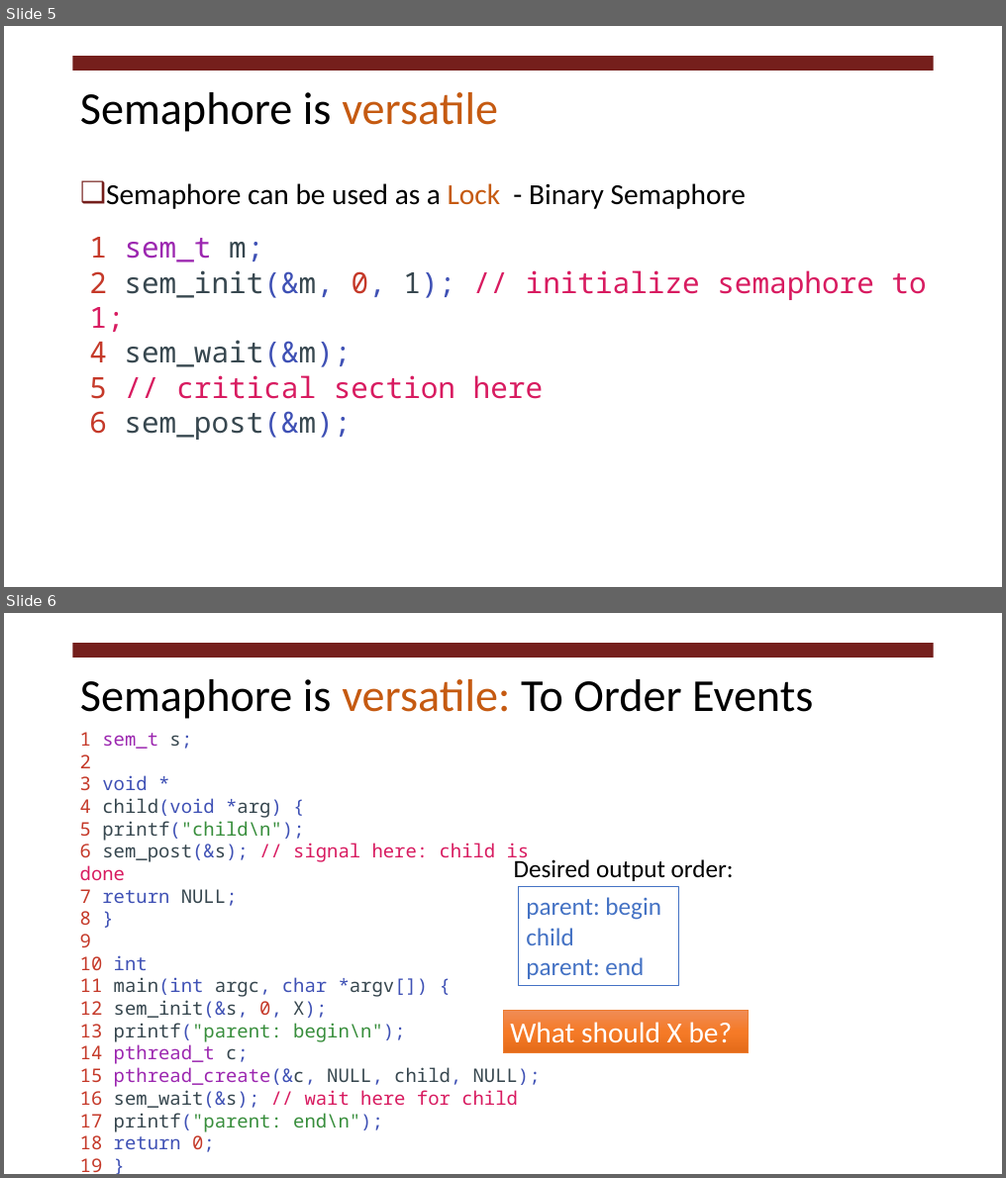
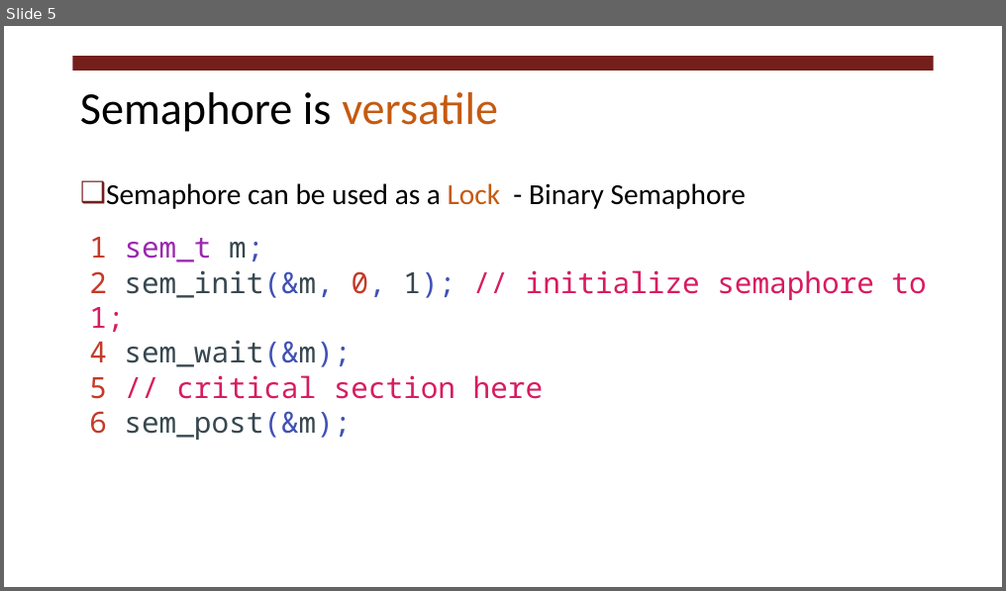
Before and after one commit to RHIT-CSSE/csse332, a slide deck: ClassMaterials/ProcessSyncSemaphore/lecture_24_Semaphore.pptx. Shown one above the other, each under a label of ours: slides 5 and 6 before the commit, slide 5 after it. The pictures are 1006x1178 and 1006x591 pixels, drawn with LibreOffice and Linux fonts; fonts in the diff are those of the drawing. Boxes give left, top, right and bottom in pixels: in the first picture for what was removed or moved away, otherwise in the second. Text is boxed around its words. In the diff, an @@ line names an element or a change of style, - is before the commit and + after.

Commit message:
Edit the semaphore slides

```diff
--- a/ClassMaterials/ProcessSyncSemaphore/lecture_24_Semaphore.pptx
+++ b/ClassMaterials/ProcessSyncSemaphore/lecture_24_Semaphore.pptx
@@ slide 6 removed at (4, 613, 1002, 1174), background #FFFFFF; not listed: 1 template element that a slide beside it also shows @@
@@ title removed at (80, 679, 813, 719) @@
-Semaphore is versatile: To Order Events
@@ text removed at (80, 732, 541, 1172) @@
-1 sem_t s;
-2
-3 void *
-4 child(void *arg) {
-5 printf("child\n");
-6 sem_post(&s); // signal here: child is done
-7 return NULL;
-8 }
-9
-10 int
-11 main(int argc, char *argv[]) {
-12 sem_init(&s, 0, X);
-13 printf("parent: begin\n");
-14 pthread_t c;
-15 pthread_create(&c, NULL, child, NULL);
-16 sem_wait(&s); // wait here for child
-17 printf("parent: end\n");
-18 return 0;
-19 }
@@ text removed at (514, 857, 734, 881) @@
-Desired output order:
@@ rectangle removed at (519, 887, 679, 985) @@
-parent: begin
-child
-parent: end
@@ rectangle removed at (503, 1011, 748, 1054) @@
-What should X be?
```
Also in this commit, not shown: 5 slides changed, 2 slides added.
